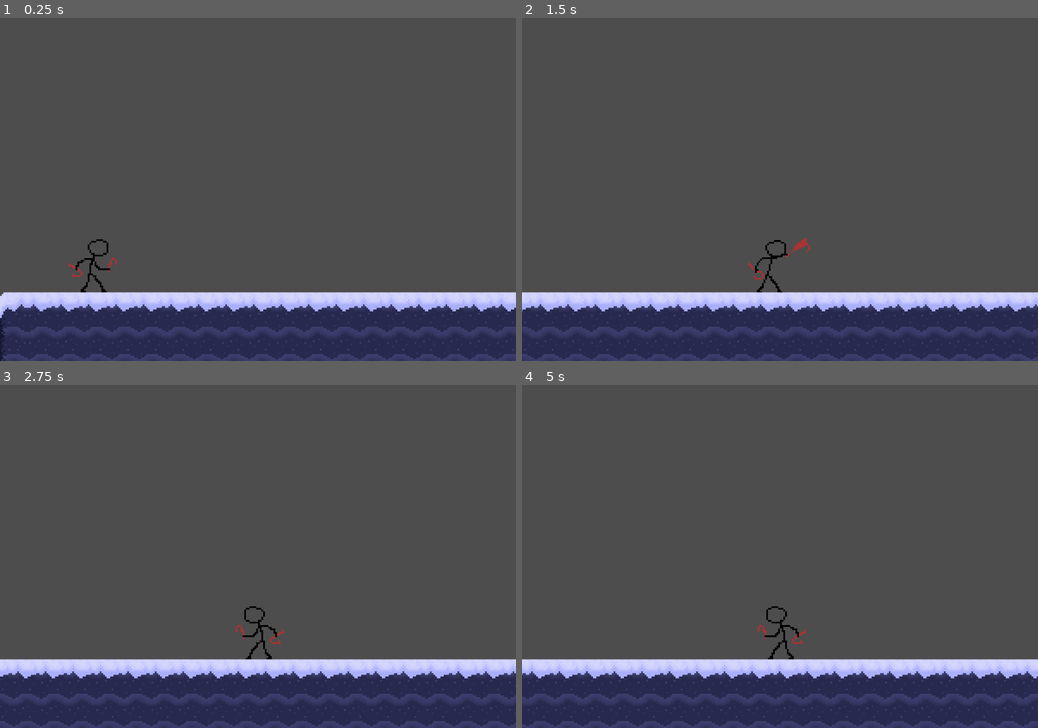
Above: before the commit, frames 1-4 (two rows, left to right).
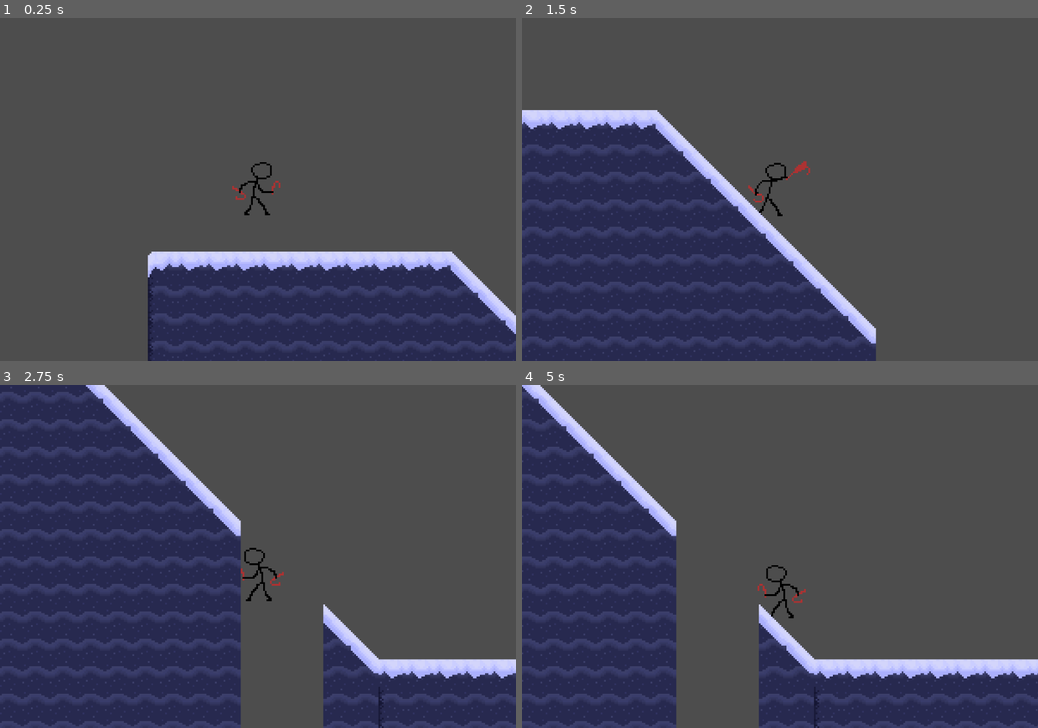
Above: after the commit, the same moments.

Repository: LukasPeres/Santa-Vinganca
Game: Godot game, scene res://Scene/game.tscn
Same seed, same stepped clock (60 frames per second), same inputs: the game is played once before the commit and once after it.
Inputs:
- Up to frame 1 (0.25 s): no input
- Up to frame 2 (1.5 s): hold D (right) from 0.53 s (still down); tap Shift (dash) at 0.6 s; tap W (jump) at 0.77 s; tap J (attack) at 1.35 s
- Up to frame 3 (2.75 s): tap W (jump) at 1.52 s; tap Shift (dash) at 1.55, 2.1 s; release D (right) at 2.03 s; hold A (left) from 2.03 s (still down)
- Up to frame 4 (5 s): release A (left) at 2.78 s; hold D (right) 2.78-4.28 s; tap 1 (weapon_1) at 2.85 s; tap W (jump) at 3.02, 3.77, 4.52 s; tap Shift (dash) at 3.05, 3.8, 4.55 s; tap 2 (weapon_2) at 3.6 s; hold A (left) from 4.28 s (still down); tap 3 (weapon_3) at 4.35 s

The runs differ from the first frame. In frame 1, 20% of the frame differs, in the area x 0-100%, y 42-100%; in frame 2, 36%; in frame 3, 40%, in the area x 0-100%, y 0-100%; in frame 4, 27%.

Commit message:
fix: sprite do pinguim inimigo arrumado
-Sprite do pinguim robo agora muda de direção

Diff:
--- a/Scene/game.tscn
+++ b/Scene/game.tscn
@@ -8,32 +8,23 @@
 [node name="SantaVinganca" type="Node2D" unique_id=913418570]
 
 [node name="player" parent="." unique_id=1350439359 instance=ExtResource("1_mhtsl")]
-position = Vector2(55, 125)
-collision_mask = 1
+position = Vector2(1504, -107)
 
 [node name="Camera" parent="." unique_id=844746867 instance=ExtResource("2_w51g1")]
-position = Vector2(44, 120)
+position = Vector2(120, 79)
 limit_bottom = 200
 
 [node name="enemy2" parent="." unique_id=444369075 instance=ExtResource("3_4jv7b")]
 position = Vector2(1192, 136)
-collision_mask = 1
 
 [node name="enemy3" parent="." unique_id=1879312191 instance=ExtResource("3_4jv7b")]
 position = Vector2(1008, 76)
-collision_mask = 1
-
-[node name="enemy4" parent="." unique_id=2134917523 instance=ExtResource("3_4jv7b")]
-position = Vector2(1968, 144)
-collision_mask = 1
 
 [node name="enemy5" parent="." unique_id=987810744 instance=ExtResource("3_4jv7b")]
 position = Vector2(2976, 128)
-collision_mask = 1
 
 [node name="enemy6" parent="." unique_id=1706941293 instance=ExtResource("3_4jv7b")]
 position = Vector2(3104, 128)
-collision_mask = 1
 
 [node name="Tilemaps" type="Node2D" parent="." unique_id=476737777]
 
--- a/Scripts/enemy.gd
+++ b/Scripts/enemy.gd
@@ -1,4 +1,6 @@
 extends CharacterBody2D
+
+@onready var sprite = $AnimatedSprite2D
 
 # Constantes físicas do inimigo
 const GRAVITY = 900
@@ -83,7 +85,8 @@
 	# IMPORTANTE: Atualiza a velocidade imediatamente para ele se afastar da parede
 	velocity.x = direction * SPEED
 	# Inverte o sprite(ainda nao temos)
-	#$Sprite2D.flip_h = (direction == 1)
+	if sprite:
+		sprite.flip_h = (direction == -1)
 
 # =========================================================
 # Mantém RayCast e Hitbox alinhados com a direção atual
--- a/Scripts/player.gd
+++ b/Scripts/player.gd
@@ -7,7 +7,8 @@
 	walk,
 	jump,
 	attack,
-	dash
+	dash,
+	slide
 }
 
 #State Machine das armas
@@ -125,6 +126,7 @@
 		go_to_walk_state()
 		return
 
+
 func walk_state():
 	move()
 
@@ -151,6 +153,7 @@
 	if velocity.x == 0:
 		go_to_idle_state()
 		return
+
 
 func jump_state():
 	move()
